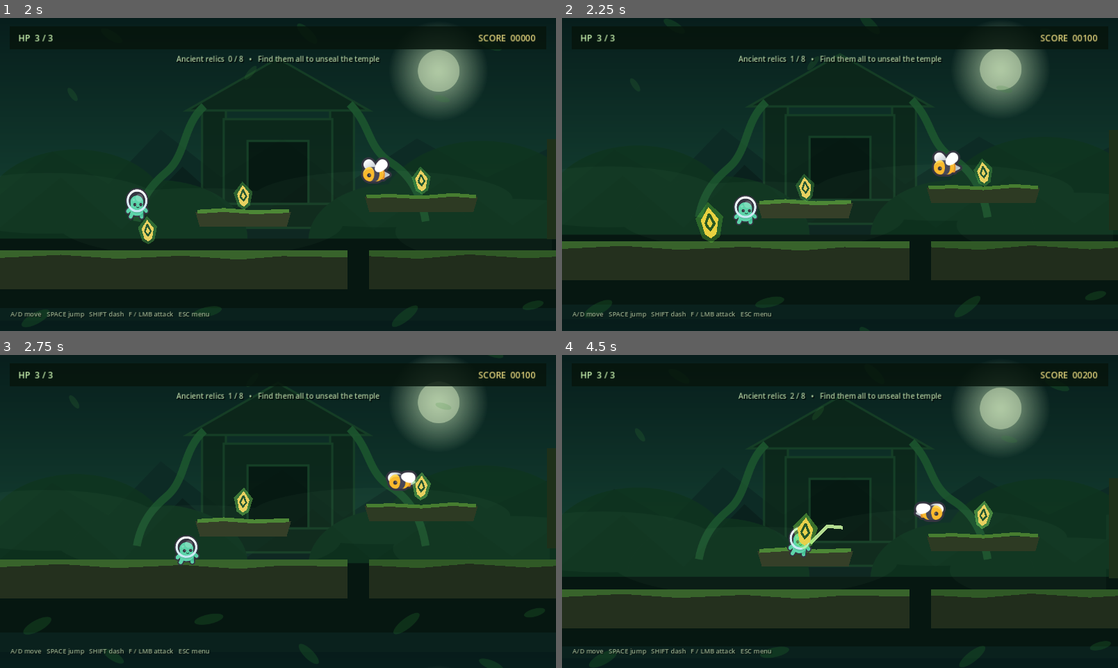
Above: before the commit, frames 1-4 (two rows, left to right).
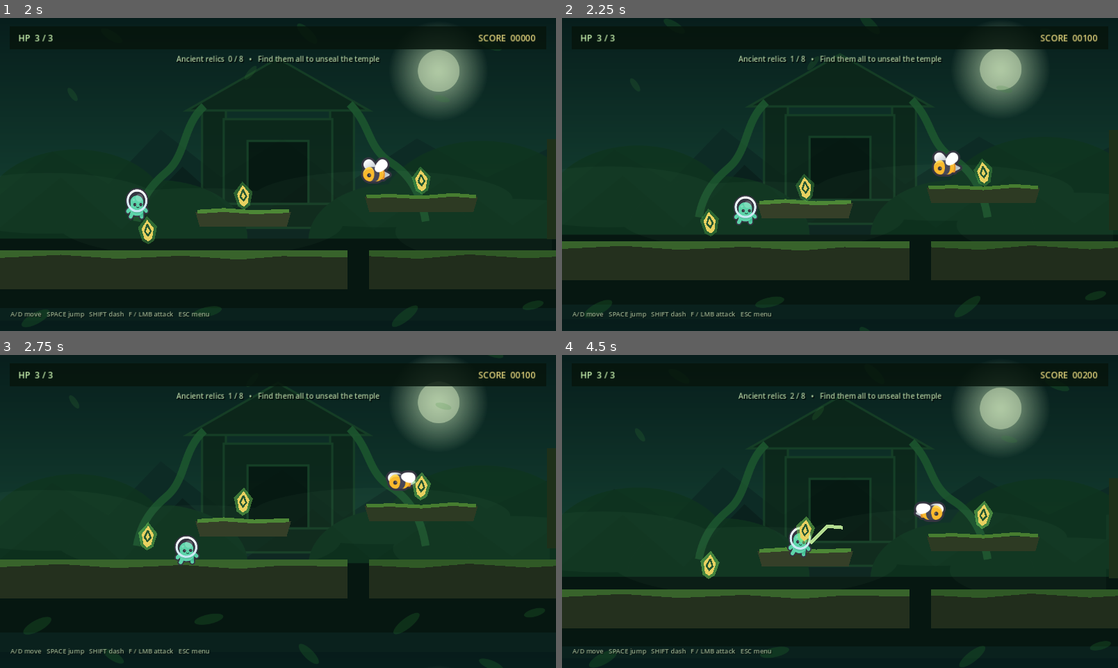
Above: after the commit, the same moments.

Repository: PlanBan/PlanBan
Game: Godot game, scene res://scenes/menu/MainMenu.tscn
Two runs of this game, one before a commit and one after it. Both use one fixed random seed, a clock stepped at 60 frames per second and the inputs below.
Inputs:
- Up to frame 1 (2 s): click "PLAY" at 0.5 s; hold D (move_right) from 1.28 s (still down); tap F (attack) at 1.35 s; tap Space (jump) at 1.52 s
- Up to frame 2 (2.25 s): keep holding D (move_right); tap Shift (dash) at 2.1 s
- Up to frame 3 (2.75 s): keep holding D (move_right); tap Space (jump) at 2.27 s
- Up to frame 4 (4.5 s): release D (move_right) at 2.78 s; hold A (move_left) 2.78-3.53 s; tap F (attack) at 2.85, 4.35 s; hold D (move_right) from 3.53 s (still down); tap Shift (dash) at 3.6 s; tap Space (jump) at 3.77 s

Frame 1 is identical in both runs. In frame 2, 0.4% of the frame differs, in the area x 24-29%, y 58-72%; in frame 3, 0.2%; in frame 4, 0.4%, in the area x 24-46%, y 50-72%.
Error after the commit: Attempt to call function 'play' in base 'null instance' on a null instance. (res://scripts/relic.gd:19)

Commit message:
Fix Godot 4.7 relic monitoring error

Diff:
--- a/AbandonedJungleGame/game/scripts/relic.gd
+++ b/AbandonedJungleGame/game/scripts/relic.gd
@@ -14,8 +14,9 @@
 		return
 	if body.is_in_group("player"):
 		enabled = false
-		monitoring = false
+		set_deferred("monitoring", false)
 		collected.emit(score_value)
+		$CollectSFX.play()
 		$AnimationPlayer.play("collect")
 		await $AnimationPlayer.animation_finished
 		queue_free()
